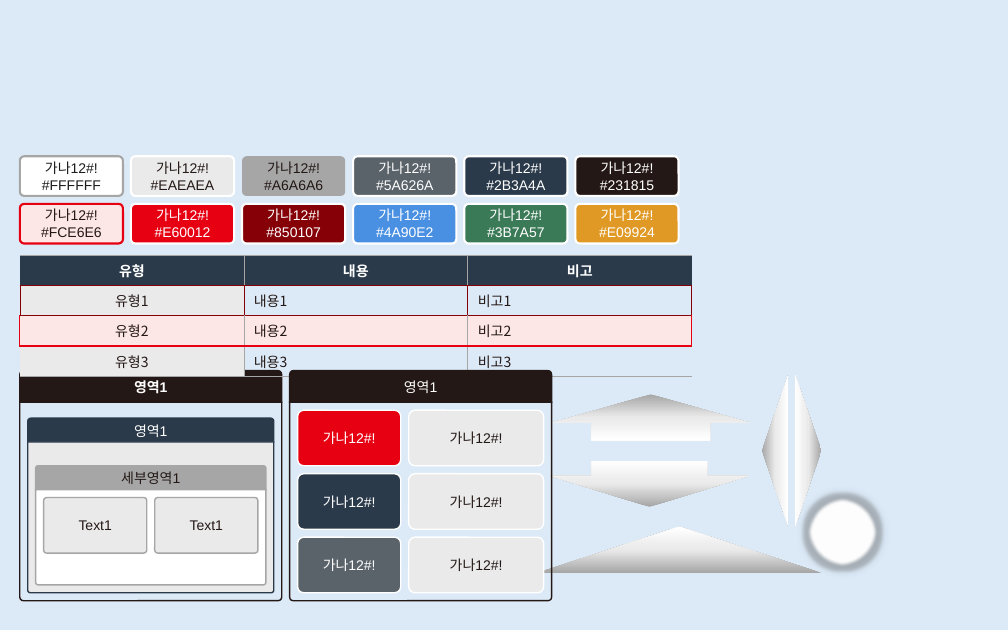
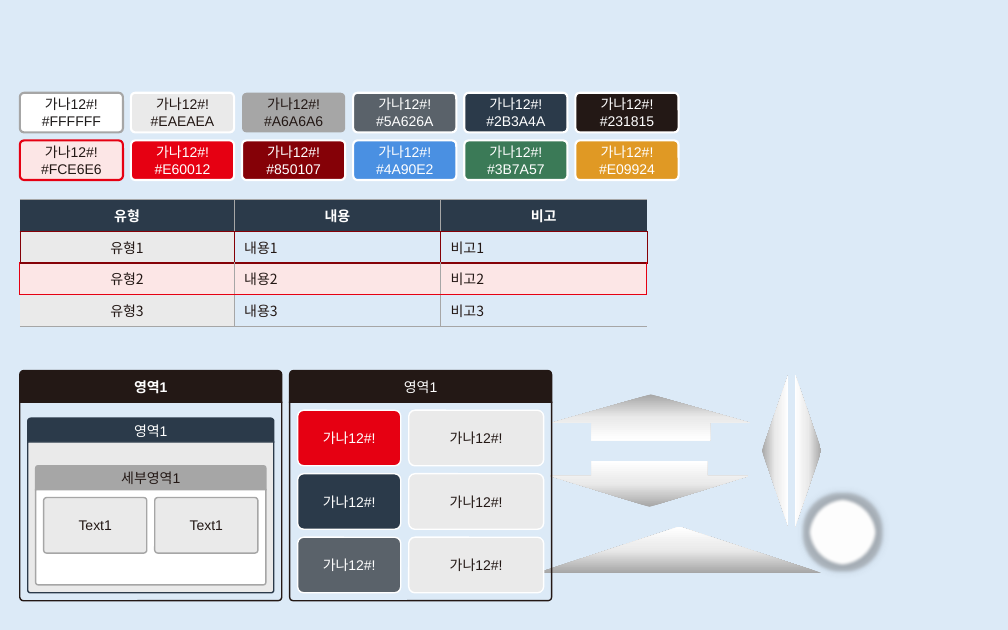
Before and after one commit to kblee0/office, a slide deck: slide 1 of powerpoint/stylex/StyleX.pptm. Drawn at 1008x630 pixels with LibreOffice and Linux fonts; fonts in the diff are those of the drawing. Boxes give left, top, right and bottom in pixels: in the first picture for what was removed or moved away, otherwise in the second. Text is boxed around its words. In the diff, an @@ line names an element or a change of style, - is before the commit and + after.

```diff
--- a/powerpoint/stylex/StyleX.pptm
+++ b/powerpoint/stylex/StyleX.pptm
@@ 12 rounded rectangles: place and size @@
-12 rounded rectangles at (20, 156, 678, 243)
+12 rounded rectangles at (20, 93, 678, 179)
@@ table: place and size @@
-table at (20, 255, 691, 375)
+table at (20, 200, 648, 327)
```
Also in this commit, not shown: 1 other file.
